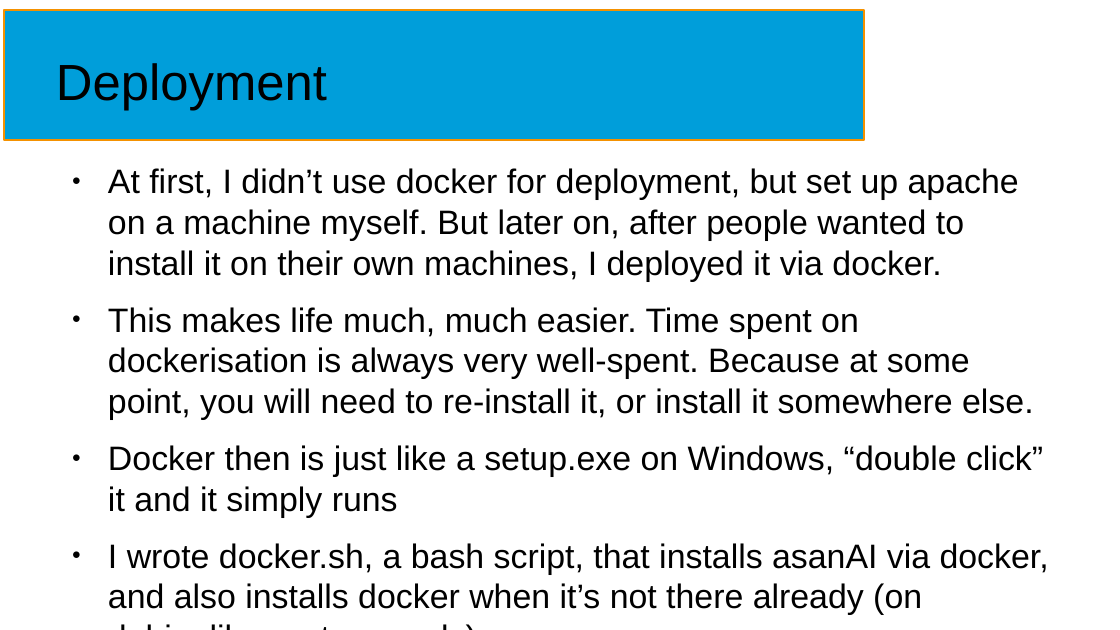
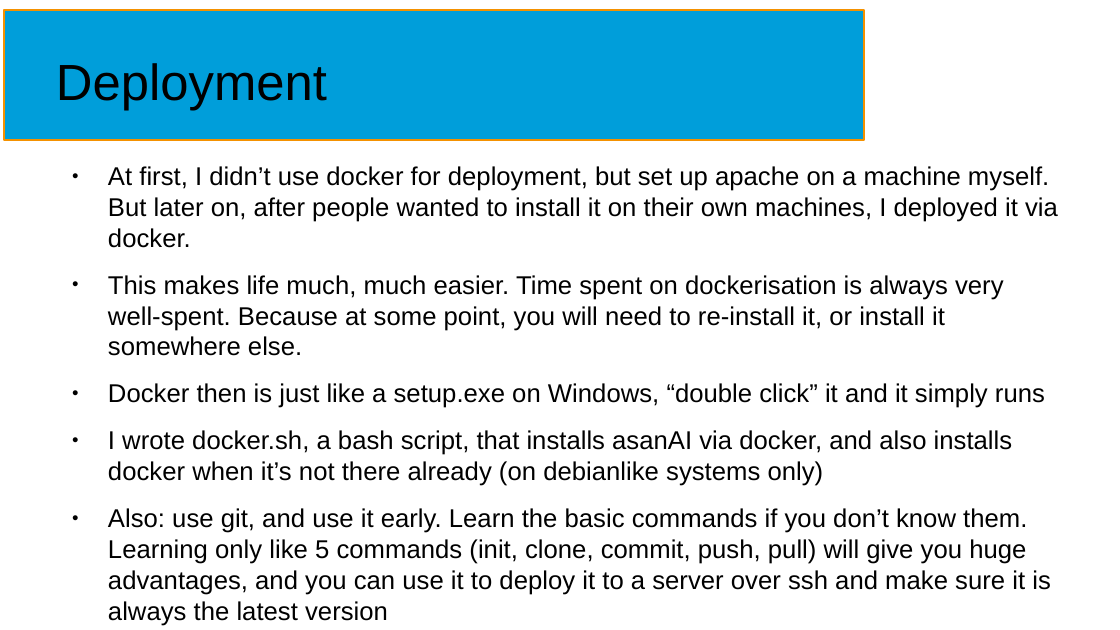
Before and after one commit to NormanTUD/asanAI, a slide deck: slide 56 of manual/asanai.odp (slide 50 before the commit). Drawn at 1120x630 pixels with LibreOffice and Linux fonts; fonts in the diff are those of the drawing. Boxes give left, top, right and bottom in pixels: in the first picture for what was removed or moved away, otherwise in the second. Text is boxed around its words. In the diff, an @@ line names an element or a change of style, - is before the commit and + after.

```diff
--- a/manual/asanai.odp
+++ b/manual/asanai.odp
@@ text at (x1=108, y1=166, x2=1058, y2=486): size 24.1 to 18.2 pt in "At first, I didn’t use docker for ...", "This makes life much, much easier. Time ...", "Docker then is just like a setup.exe ...", "I wrote docker.sh, a bash script, that ..." @@
@@ text at (x1=108, y1=508, x2=1051, y2=626): paragraph added @@
+● Also: use git, and use it early. Learn the basic commands if you don’t know them. Learning only like 5 commands (init, clone, commit, push, pull) will give you huge advantages, and you can use it to deploy it to a server over ssh and make sure it is always the latest version
```
Also in this commit, not shown: 17 other slides changed, 6 slides added.
